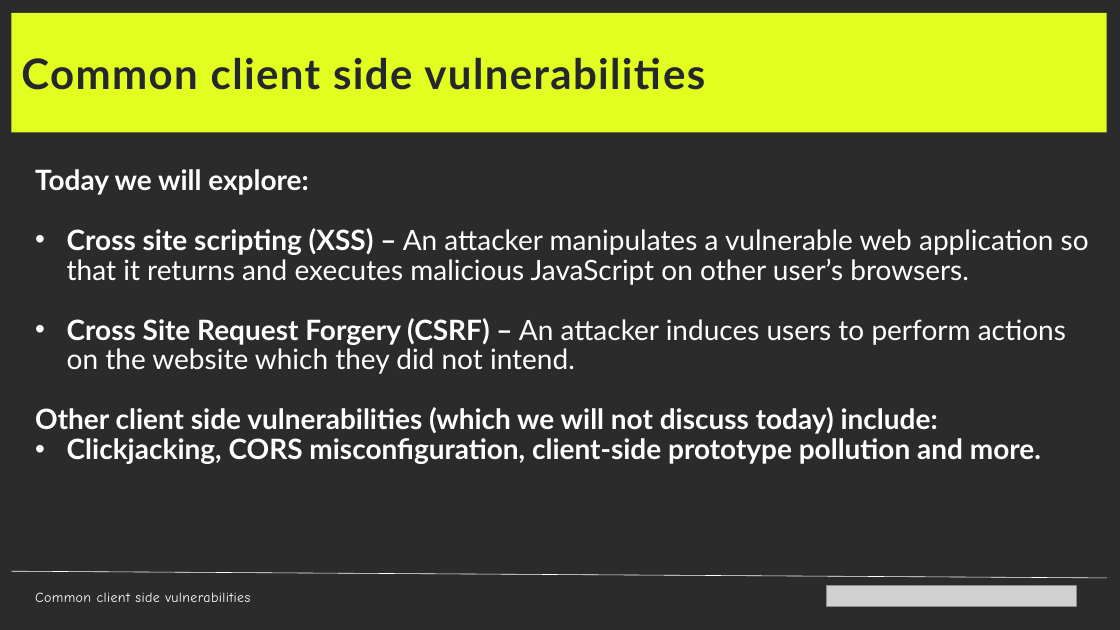
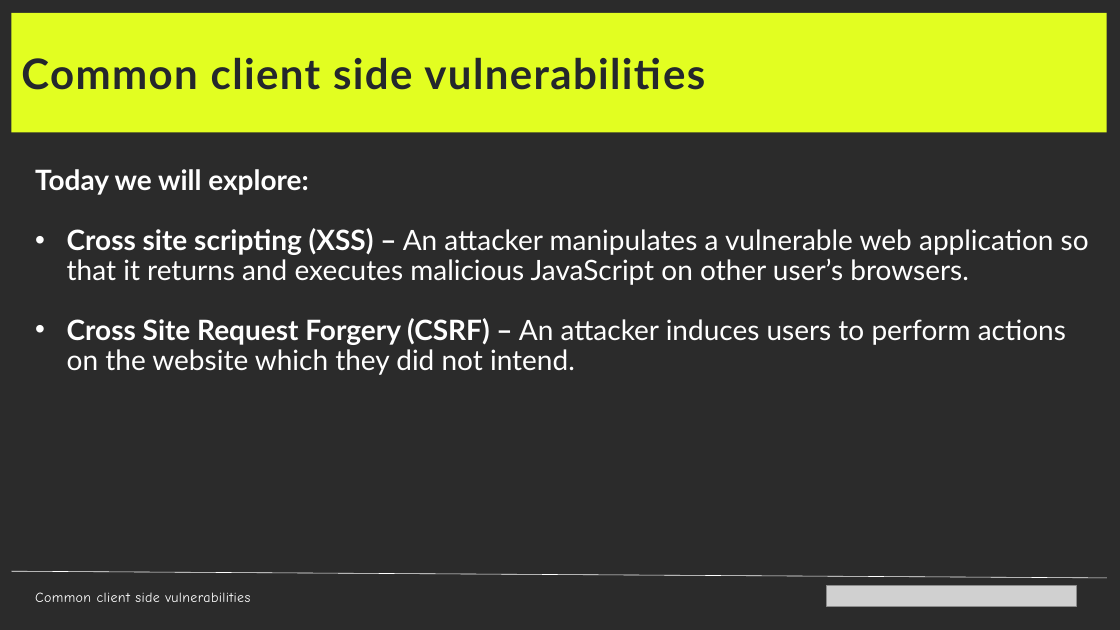
Before and after one commit to Technipwn/Technipwn.github.io, a slide deck: slide 5 of files/client_side.pptx. Drawn at 1120x630 pixels with LibreOffice and Linux fonts; fonts in the diff are those of the drawing; grey boxes stand for pictures; background and template pictures are left out; a plain dark background stands for a picture behind light text. Boxes give left, top, right and bottom in pixels: in the first picture for what was removed or moved away, otherwise in the second. Text is boxed around its words. In the diff, an @@ line names an element or a change of style, - is before the commit and + after.

```diff
--- a/files/client_side.pptx
+++ b/files/client_side.pptx
@@ text at [35,407,1041,464]: paragraphs removed @@
-Other client side vulnerabilities (which we will not discuss today) include:
-• Clickjacking, CORS misconfiguration, client-side prototype pollution and more.
```
Also in this commit, not shown: 3 other slides changed, 1 slide added, 4 slides removed, 21 other files.
